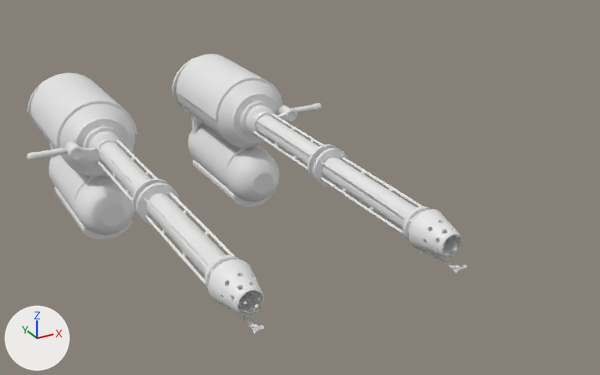
What one commit did to the FBX model Assets/Models/Version 2/Environment/Gates/Flamethrowers For Gate.FBX.
Before and after are seen from a camera (50 mm lens) standing at (-1.31, -3.24, 1.52) and looking at (0.36, -0.22, 0.01). Lighting does not change. The marker at lower left points along +X, +Y and +Z. Where no turn or scale is listed for an object, it has been applied to the vertices.

Names of what the first picture shows: 'Flamethrower Left', 'Flamethrower Right'.
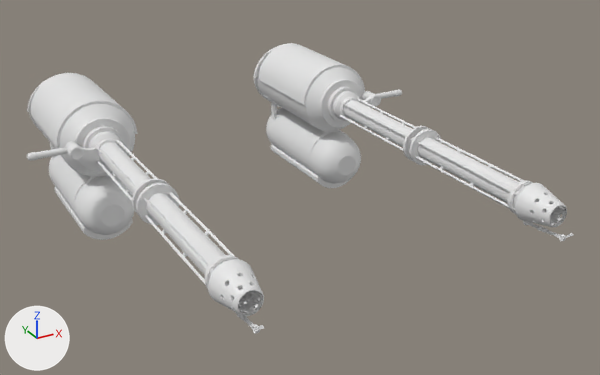
The newer file is also turned or shifted as a whole; pictures and numbers use the older file's frame.

Boxes [x1, y1, x2, y2] around the edits, measured in the pictures (600 x 375 px):
'Flamethrower Left', moved: before [172, 54, 467, 273]; after [253, 43, 574, 241]

Diff of the bpy script that builds the scene:
```diff
--- a/Assets/Models/Version 2/Environment/Gates/Flamethrowers For Gate.FBX.py
+++ b/Assets/Models/Version 2/Environment/Gates/Flamethrowers For Gate.FBX.py
@@ ob_flamethrower_left @@
 ob_flamethrower_left = bpy.data.objects.new('Flamethrower Left', me_mesh_001)
-ob_flamethrower_left.location = (0.386, 0.62, 0.0)
+ob_flamethrower_left.location = (0.882, 0.62, 0.0)
```
